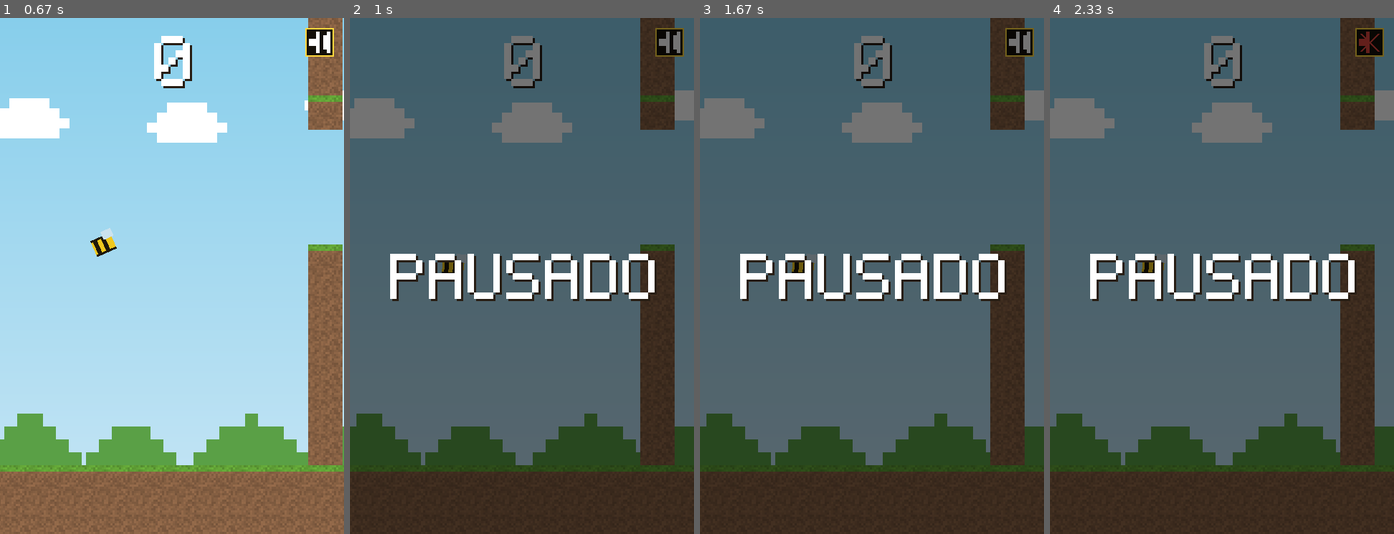
Above: before the commit, frames 1-4 (left to right).
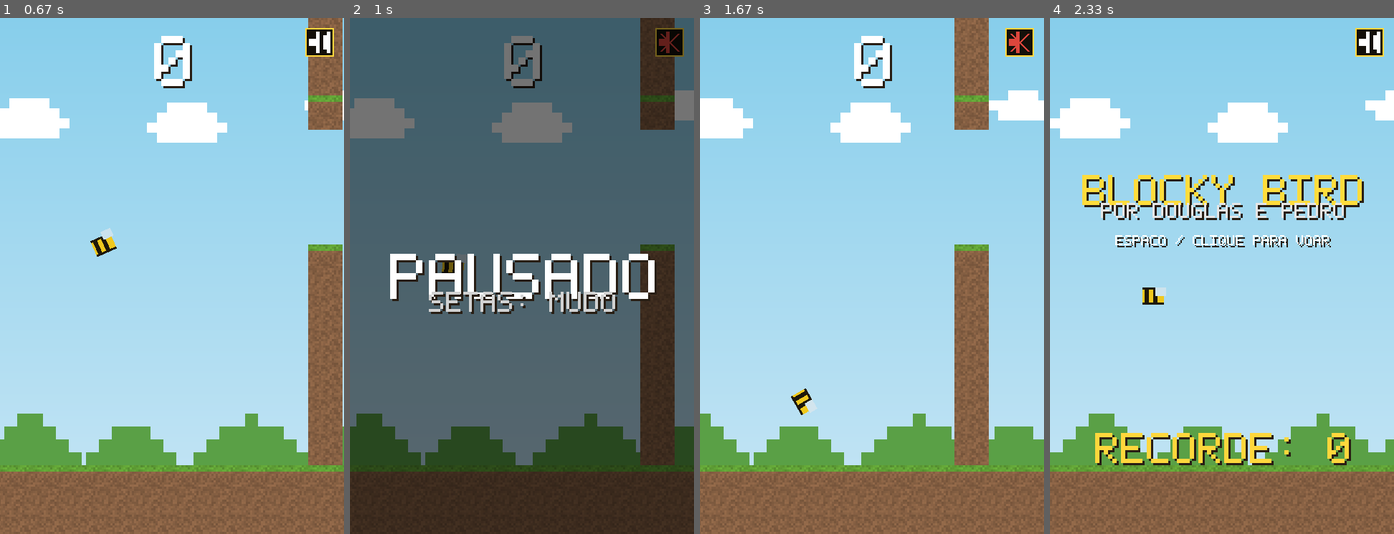
Above: after the commit, the same moments.

Repository: douglaspands/blocky-bird-game
Game: pygame game, started from main.py
The game is run twice, just before and just after one commit, with the same random seed, the same clock (stepped at 60 frames per second) and the same inputs.
Inputs (mouse positions are in pixels of both pictures, inside the frame that each line leads up to):
- Up to frame 1 (0.67 s): hold Space from 0.33 s (still down); hold Right from 0.33 s (still down)
- Up to frame 2 (1 s): release Space at 0.8 s; release Right at 0.8 s; hold Ac Back from 0.83 s (still down); hold Right from 0.83 s (still down)
- Up to frame 3 (1.67 s): release Ac Back at 1.3 s; release Right at 1.3 s; tap Enter at 1.33 s
- Up to frame 4 (2.33 s): hold M 1.67-2.13 s; hold Right 1.67-2.13 s; click (1139, 281) at 2.22 s

Frame 1 is identical in both runs. In frame 2, 1.3% of the frame differs, in the area x 22-97%, y 2-58%; in frame 3, 100%; in frame 4, 100%, in the area x 0-100%, y 0-100%.

Commit message:
Add Android TV input compatibility (task 25)
Map K_RETURN/K_KP_ENTER (D-pad center button) to flap, and K_LEFT/
K_RIGHT to new "left"/"right" actions that Game only acts on while
PAUSADO, toggling mute — the one TV-only mute path required since
there's no M key or touchscreen. Added a "SETAS: MUDO" hint to the
pause overlay.

Found a real reachability bug while doing the task's own required
review ("every state reachable without touch and without a full
keyboard"): _flap_action() didn't handle PAUSADO, and BACK while
PAUSADO quits rather than resuming (per task 23's design). A player
with only a bare TV remote (D-pad + center + back, no ESC/P, no
gamepad Start) could pause via BACK but had no way back to JOGANDO —
their only option was to quit. The same gap hit touch-only phone
players, since tapping the screen while paused was also a no-op.
Fixed by making flap resume from PAUSADO (without flapping the bird,
to avoid an unwanted jump), reusing the same primary action already
used to start and restart rather than inventing a new one.

Verified with a dedicated end-to-end test simulating a bare-remote
profile (arrows, ENTER, back only) walking through every state:
PRONTO -> JOGANDO -> PAUSADO (mute via D-pad) -> JOGANDO -> GAME_OVER
-> PRONTO -> quit.

Co-Authored-By: Claude Sonnet 5 <noreply@anthropic.com>

Diff:
--- a/src/game.py
+++ b/src/game.py
@@ -10,7 +10,16 @@
 from src.config import BLOCK, CREDITS, FPS, PIPE_W, SCREEN_H, SCREEN_W, TITLE
 from src.decor import DecorManager
 from src.ground import Ground
-from src.input import ACTION_BACK, ACTION_FLAP, ACTION_FOCUS_LOST, ACTION_MUTE, ACTION_PAUSE, InputManager
+from src.input import (
+    ACTION_BACK,
+    ACTION_FLAP,
+    ACTION_FOCUS_LOST,
+    ACTION_LEFT,
+    ACTION_MUTE,
+    ACTION_PAUSE,
+    ACTION_RIGHT,
+    InputManager,
+)
 from src.particles import ParticleSystem
 from src.pipes import PipeManager
 from src.sounds import SoundManager
@@ -59,6 +68,12 @@
         elif self.state == GameState.JOGANDO:
             self.bird.flap()
             self.sounds.play("flap")
+        elif self.state == GameState.PAUSADO:
+            # despausa sem flapar: garante que todo estado seja alcancavel so
+            # com o botao central do D-pad/toque, mesmo sem tecla de pause
+            # dedicada (ESC/P) ou botao Start de gamepad (R14.4, R15.5) — sem
+            # isso, quem pausa via BACK (task 23) ficaria sem como voltar.
+            self.state = GameState.JOGANDO
         elif self.state == GameState.GAME_OVER:
             self.reset()
 
@@ -93,6 +108,10 @@
         if ACTION_PAUSE in actions:
             self._toggle_pause()
         if ACTION_MUTE in actions:
+            self.sounds.toggle_mute()
+        if self.state == GameState.PAUSADO and (ACTION_LEFT in actions or ACTION_RIGHT in actions):
+            # D-pad esquerda/direita alterna mudo em PAUSADO — unica forma de
+            # mudar sem tecla M nem toque, para Android TV (R14.4, R15.4).
             self.sounds.toggle_mute()
 
     def _collision_texture(self) -> str | None:
--- a/src/input.py
+++ b/src/input.py
@@ -9,16 +9,20 @@
 BUTTON_Y = 3
 BUTTON_START = 7
 
-FLAP_KEYS = (pygame.K_SPACE, pygame.K_UP)
+FLAP_KEYS = (pygame.K_SPACE, pygame.K_UP, pygame.K_RETURN, pygame.K_KP_ENTER)
 PAUSE_KEYS = (pygame.K_ESCAPE, pygame.K_p)
 MUTE_KEYS = (pygame.K_m,)
 BACK_KEYS = (pygame.K_AC_BACK,)
+LEFT_KEYS = (pygame.K_LEFT,)
+RIGHT_KEYS = (pygame.K_RIGHT,)
 
 ACTION_FLAP = "flap"
 ACTION_PAUSE = "pause"
 ACTION_MUTE = "mute"
 ACTION_BACK = "back"
 ACTION_FOCUS_LOST = "focus_lost"
+ACTION_LEFT = "left"
+ACTION_RIGHT = "right"
 
 # eventos de ciclo de vida do app (R16.1): WINDOWFOCUSLOST cobre o desktop (alt-tab)
 # como fallback nas plataformas que nao emitem os eventos de app do SDL.
@@ -81,6 +85,10 @@
                     actions.add(ACTION_MUTE)
                 elif event.key in BACK_KEYS:
                     actions.add(ACTION_BACK)
+                elif event.key in LEFT_KEYS:
+                    actions.add(ACTION_LEFT)
+                elif event.key in RIGHT_KEYS:
+                    actions.add(ACTION_RIGHT)
             elif event.type == pygame.MOUSEBUTTONDOWN and event.button == 1:
                 # com pygame.SCALED, event.pos ja vem em coordenadas logicas (R9.1)
                 self._handle_tap(actions, *event.pos)
--- a/src/ui.py
+++ b/src/ui.py
@@ -110,6 +110,13 @@
 def draw_paused_overlay(surface: pygame.Surface) -> None:
     _dim_overlay(surface)
     draw_text(surface, "PAUSADO", (SCREEN_W // 2, SCREEN_H // 2), base_size=18)
+    draw_text(
+        surface,
+        "SETAS: MUDO",
+        (SCREEN_W // 2, SCREEN_H // 2 + 36),
+        base_size=9,
+        color=(210, 210, 210),
+    )
 
 
 def draw_game_over_screen(surface: pygame.Surface, score: int, highscore: int) -> None:
--- a/tests/test_game.py
+++ b/tests/test_game.py
@@ -116,6 +116,85 @@
     assert game.state == GameState.PRONTO  # nao voou, nao iniciou a partida
 
 
+def test_flap_resumes_from_pausado_without_flapping_bird():
+    """Sem isso, quem pausa via BACK (sem tecla ESC/P nem botao Start de
+    gamepad) fica sem como voltar — essencial p/ controle remoto de TV e p/
+    toque no celular (R14.4, R15.5)."""
+    game = _make_game()
+    game._flap_action()
+    game._toggle_pause()
+    assert game.state == GameState.PAUSADO
+    bird_vel_before = game.bird.vel_y
+
+    game._flap_action()
+    assert game.state == GameState.JOGANDO
+    assert game.bird.vel_y == bird_vel_before  # nao flapou, so despausou
+
+
+def test_dpad_left_right_toggle_mute_only_when_pausado():
+    game = _make_game()
+    game._flap_action()
+    assert game.state == GameState.JOGANDO
+    assert game.sounds.muted is False
+
+    pygame.event.post(pygame.event.Event(pygame.KEYDOWN, key=pygame.K_LEFT))
+    game.handle_events()
+    assert game.sounds.muted is False  # fora de PAUSADO, D-pad nao muta nada
+
+    game._toggle_pause()
+    assert game.state == GameState.PAUSADO
+    pygame.event.post(pygame.event.Event(pygame.KEYDOWN, key=pygame.K_LEFT))
+    game.handle_events()
+    assert game.sounds.muted is True
+
+    pygame.event.post(pygame.event.Event(pygame.KEYDOWN, key=pygame.K_RIGHT))
+    game.handle_events()
+    assert game.sounds.muted is False
+
+
+def test_bare_tv_remote_reaches_every_state():
+    """Simula um controle remoto de Android TV sem botoes extras: so D-pad
+    (setas), botao central (RETURN) e voltar (K_AC_BACK) — sem toque, sem
+    tecla M/ESC/P, sem gamepad (R14.4, R15.5)."""
+
+    def press(key):
+        pygame.event.post(pygame.event.Event(pygame.KEYDOWN, key=key))
+
+    game = _make_game()
+    assert game.state == GameState.PRONTO
+
+    press(pygame.K_RETURN)  # PRONTO -> JOGANDO
+    game.handle_events()
+    assert game.state == GameState.JOGANDO
+
+    press(pygame.K_AC_BACK)  # JOGANDO -> PAUSADO
+    game.handle_events()
+    assert game.state == GameState.PAUSADO
+
+    press(pygame.K_LEFT)  # muta em PAUSADO
+    game.handle_events()
+    assert game.sounds.muted is True
+
+    press(pygame.K_RETURN)  # PAUSADO -> JOGANDO (despausa)
+    game.handle_events()
+    assert game.state == GameState.JOGANDO
+
+    # forca fim de jogo para testar GAME_OVER -> PRONTO
+    game.bird.pos.x = game.pipes.pipes[0].x
+    game.bird.pos.y = 0
+    game.bird.vel_y = 0
+    game.update()
+    assert game.state == GameState.GAME_OVER
+
+    press(pygame.K_RETURN)  # GAME_OVER -> PRONTO
+    game.handle_events()
+    assert game.state == GameState.PRONTO
+
+    press(pygame.K_AC_BACK)  # PRONTO -> encerra
+    game.handle_events()
+    assert game.running is False
+
+
 def test_focus_lost_pauses_during_jogando():
     game = _make_game()
     game._flap_action()
--- a/tests/test_input.py
+++ b/tests/test_input.py
@@ -1,7 +1,7 @@
 import pygame
 
 from src import ui
-from src.input import ACTION_BACK, ACTION_FLAP, ACTION_MUTE, InputManager
+from src.input import ACTION_BACK, ACTION_FLAP, ACTION_LEFT, ACTION_MUTE, ACTION_RIGHT, InputManager
 
 
 def _make_input():
@@ -43,6 +43,29 @@
     assert actions == {ACTION_BACK}
 
 
+def test_return_and_kp_enter_flap():
+    """Botao central do D-pad de controle remoto de Android TV (R14.4)."""
+    im = _make_input()
+    pygame.event.post(pygame.event.Event(pygame.KEYDOWN, key=pygame.K_RETURN))
+    actions, _ = im.poll()
+    assert actions == {ACTION_FLAP}
+
+    pygame.event.post(pygame.event.Event(pygame.KEYDOWN, key=pygame.K_KP_ENTER))
+    actions, _ = im.poll()
+    assert actions == {ACTION_FLAP}
+
+
+def test_left_right_keys_map_to_left_right_actions():
+    im = _make_input()
+    pygame.event.post(pygame.event.Event(pygame.KEYDOWN, key=pygame.K_LEFT))
+    actions, _ = im.poll()
+    assert actions == {ACTION_LEFT}
+
+    pygame.event.post(pygame.event.Event(pygame.KEYDOWN, key=pygame.K_RIGHT))
+    actions, _ = im.poll()
+    assert actions == {ACTION_RIGHT}
+
+
 def test_finger_tap_outside_logical_area_is_ignored():
     """Numa janela mais larga que 480:720 (pillarbox), toque na barra preta nao
     deve gerar nenhuma acao."""
Not shown, changed: specs/v2/design.md
Not shown, changed: specs/v2/tasks.md
